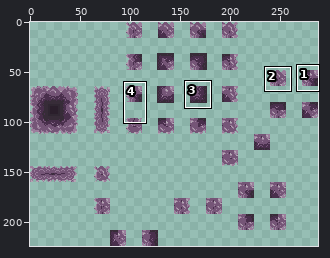
Two versions of one sprite sheet, TileSets/Tilemap3.0.png. Above, an overview of the earlier version with the close-up marked.
Close-up. Old version:
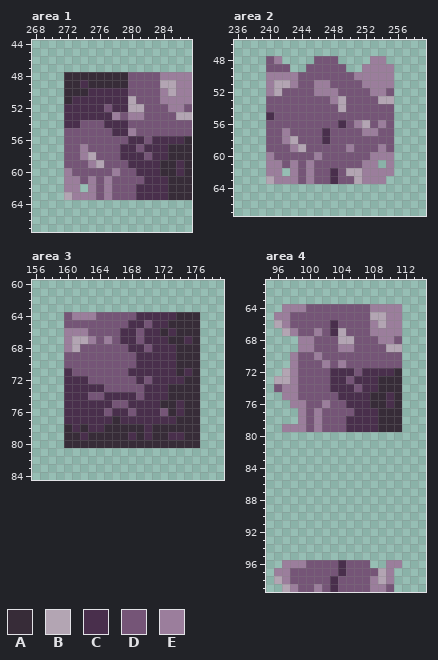
The file is 288x224 pixels. Shown: area 1: x 268..287, y 44..67; area 2: x 236..259, y 46..67; area 3: x 156..179, y 60..84; area 4: x 95..114, y 61..99. The commit also changed other parts of the picture, which this record leaves out.
Palette (. is transparent): A #372c38  B #b3a5b3  C #492f4c  D #755577  E #9b7e9c
Pixels before, area 1, first column x 272:
48 AAAAAAAADDDDEEEE
49 AACAAAAADDDDBBEE
50 AAACCCCCDDDDEBEE
51 ACCCCCCCBDDDEEEE
52 CCCCCDCCBBDDDEED
53 CCCCCCEDEEDDDDBB
54 CCDDDCCCDDDDDDDD
55 DDDDDDCCEDDDDDDD
56 DDDDDDDDCCDCCCCA
57 DDEDDDDCCDCCCAAA
58 DDEBDDDCCCDCCAAA
59 DDDEBDDDCCCCAACA
60 EDDDDDEDDCCCAACA
61 EEDEDEDDDDCCCAAA
62 EE.EDEDDDCCCCAAA
63 BEEEDEDDDCCCCAAA
Pixels before, area 2, first column x 240:
48 DE....DDD....EE.
49 DDD..DDDDD..EEEE
50 EEEEDDDDDDDEEEEE
51 EBBEDDEEDDDDEEEE
52 EBDDDDEEEDDDDEED
53 DDDDDDDDEBDDDDBB
54 DDDDDDDDDBDDDDDD
55 CDDDDDDDDDDDDDDD
56 DDDDDDDDDCDEBDED
57 DDEDDDDCDDDDEEDD
58 DDEBDDDCDDDDDDDD
59 DDDEBDDDDDEDDDED
60 EDDDDDEDDDDDDEEE
61 EEDEDEDDDDDDEE.E
62 EE.EDEDDCDBBEEEE
63 BEEEDEDDCDDBEEE.
Pixels before, area 3, first column x 160:
64 DEEEDDDDDCCCCCAAA
65 DDDDDDDDCCDCCAAAA
66 EEEDDDDCCDCCACAAA
67 EBBEDEDCCDCCCAACA
68 EBDDDDDDCCDCCCAAA
69 DDDDDDDDDCCCCCAAA
70 DDDDDDDDDCCCCCAAA
71 CDDDDDDDCCCCCCACA
72 CCCDDDDDDCDCCCCAA
73 CCCCCDDDDDCCCAAAA
74 CCCDDCCCCDCCCAAAA
75 CCCCCCDDCCCCAACAA
76 CCCCCDCCDCCCDACAA
77 CCCCCCACCCCCCCAAA
78 ACACCAAAAACAAAAAA
79 AACAAAAACACAACCAA
80 AAAAAAAAAAAAAAAAA
Pixels before, area 4, first column x 96:
 64 .EEEDDDDDDDDEEEE
 65 EEDDDDDDDDDDBBEE
 66 BEDDDDDCDDDDEBEE
 67 .BEDDEDCBDDDEEEE
 68 ...EEDDDBBDDDEED
 69 ...EEDDDEEDDDDBB
 70 ..EDDEDDDDDDDDDD
 71 ..EDDDEDEDDDDDDD
 72 .BEDDDDCCCDCCCCA
 73 BBEDDDDCCDCCCAAA
 74 DEEDDDDCCCDCCAAA
 75 .EEDDDDDCCCCAACA
 76 ..EEDDEDDCCCAACA
 77 ...EDEDDDDCCCAAA
 78 ...EDEDDDCCCCAAA
 79 .EEEDEDDDCCCCAAA
 80 ................
 81 ................
 82 ................
 83 ................
 84 ................
 85 ................
 86 ................
 87 ................
 88 ................
 89 ................
 90 ................
 91 ................
 92 ................
 93 ................
 94 ................
 95 ................
 96 .EEEDDDDCDDD..EE
 97 EEDDDDDDCDDDDBE.
 98 BEDDDDDCDDDDEBE.
 99 .BEDDEDCDDDDEED.
The result:
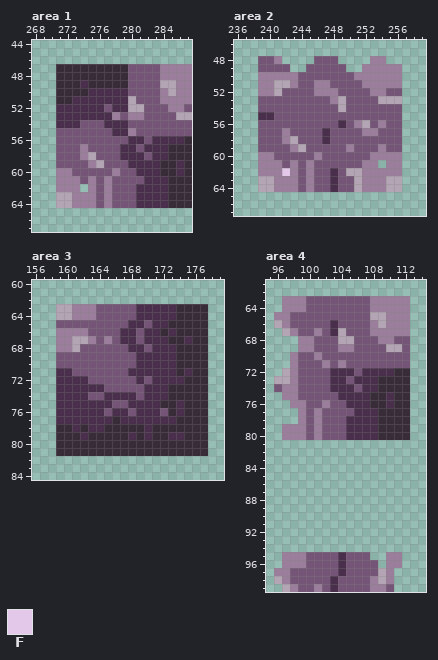
Colours new in this view: F #e3c8e9
The exact change:
Changed rows in their new state; - is an unchanged pixel.
Area 1:
first column x 271:
47 AAAAAAAAADDDDEEEE
48 A----------------
49 A----------------
50 A----------------
51 A----------------
52 C----------------
53 C----------------
54 C----------------
55 D----------------
56 D----------------
57 D----------------
58 D----------------
59 D----------------
60 E----------------
61 E----------------
62 E----------------
63 B----------------
64 BBEEEDEDDDCCCCAAA
Area 2:
first column x 239:
48 D-----------------
49 D----------------E
50 E----------------E
51 E----------------E
52 E----------------D
53 D----------------B
54 D----------------D
55 C----------------D
56 D----------------D
57 D----------------D
58 D----------------D
59 D----------------D
60 E----------------E
61 E----------------E
62 E--F-------------E
63 B---------------BB
64 BBEEEDEDDCDDBEEEBB
Area 3:
first column x 159:
63 BBEEEDDDDDCCCCCAAAA
64 BB----------------A
65 D-----------------A
66 E-----------------A
67 E-----------------A
68 E-----------------A
69 D-----------------A
70 D-----------------A
71 C-----------------A
72 C-----------------A
73 C-----------------A
74 C-----------------A
75 C-----------------A
76 C-----------------A
77 C-----------------A
78 A-----------------A
79 A-----------------A
80 A-----------------A
81 AAAAAAAAAAAAAAAAAAA
Area 4:
first column x 97:
 63 EEEDDDDDDDDEEEEE
 64 ---------------E
 65 ---------------E
 66 ---------------E
 67 ---------------E
 68 ---------------D
 69 ---------------D
 70 ---------------D
 71 ---------------D
 72 ---------------A
 73 ---------------A
 74 ---------------A
 75 ---------------A
 76 ---------------A
 77 ---------------A
 78 ---------------A
 79 ---------------A
 80 EEEDEDDDCCCCAAAA
first column x 97:
 95 EEEDDDDCDDD--EE
 96 -----------D---
